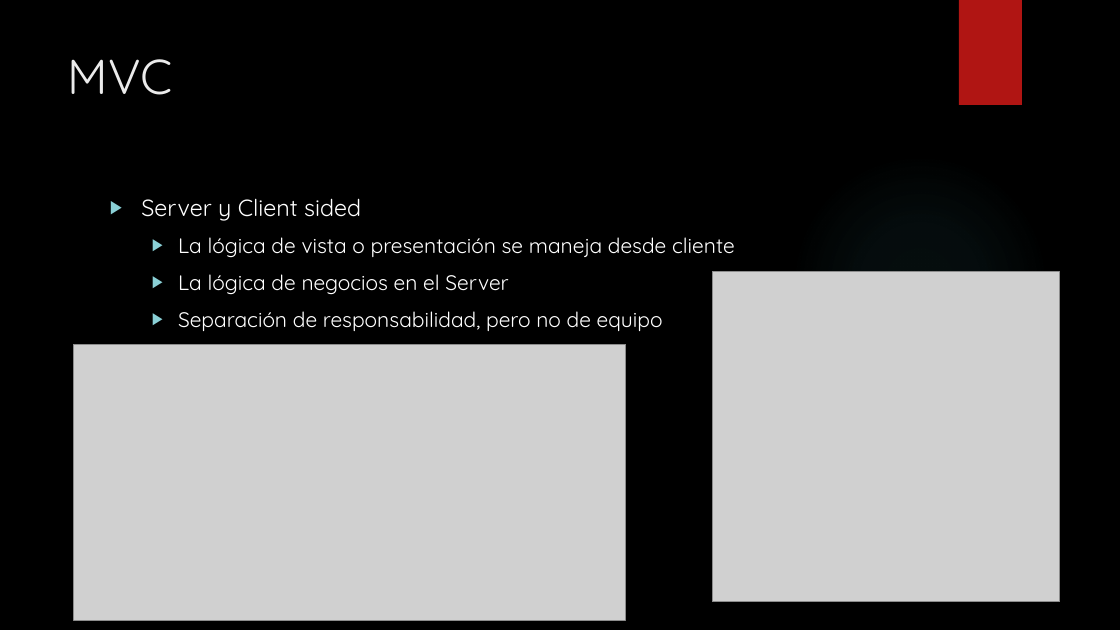
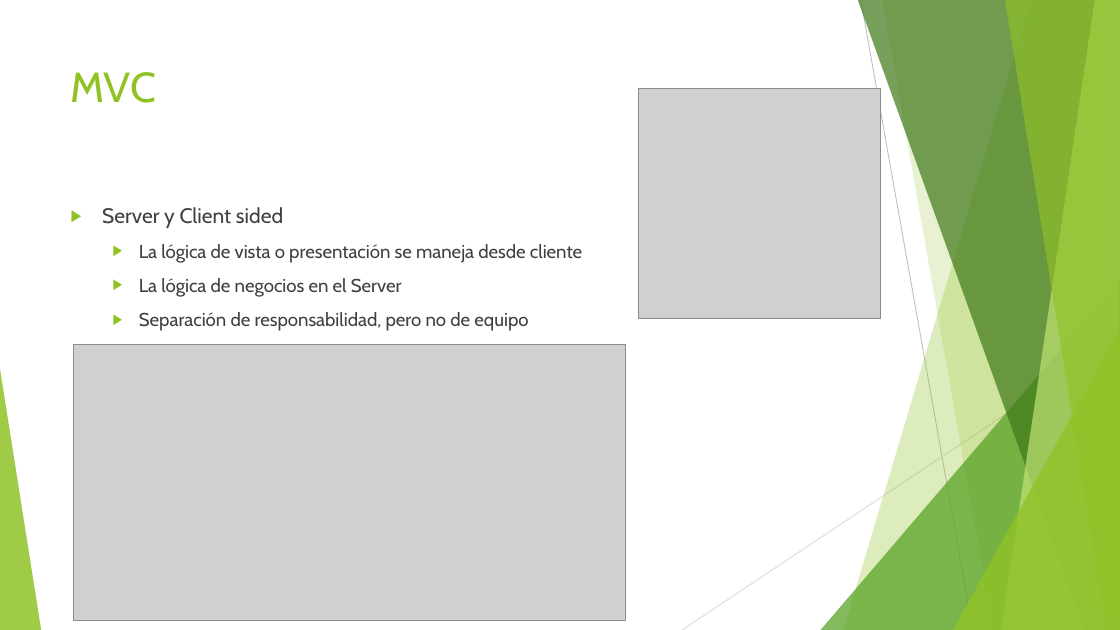
Before and after one commit to alanzam/AWS-Serverless, a slide deck: slide 4 of serverless.pptx (slide 3 before the commit). Drawn at 1120x630 pixels with LibreOffice and Linux fonts; fonts in the diff are those of the drawing; grey boxes stand for pictures; background and template pictures are left out. Boxes give left, top, right and bottom in pixels: in the first picture for what was removed or moved away, otherwise in the second. Text is boxed around its words. In the diff, an @@ line names an element or a change of style, - is before the commit and + after.

```diff
--- a/serverless.pptx
+++ b/serverless.pptx
@@ background picture (left out) to #FFFFFF @@
@@ rectangle removed at <box>959,0,1022,105</box> @@
@@ title "MVC": place and size @@
-title "MVC" at <box>68,59,173,95</box>
+title "MVC" at <box>71,72,157,103</box>
@@ title "MVC" at <box>71,72,157,103</box>: size 42 to 36 pt, font Quicksand to Cabin, text colour #EBEBEB to #90C226 @@
@@ picture: place and size @@
-picture at <box>712,271,1060,602</box>
+picture at <box>639,89,881,319</box>
@@ ellipse removed at <box>791,154,1049,413</box> @@
@@ text "Server y Client sided": place and size @@
-text "Server y Client sided" at <box>141,198,735,331</box>
+text "Server y Client sided" at <box>102,207,582,331</box>
@@ text "Server y Client sided" at <box>102,207,582,331</box>: size 20 to 18 pt in "Server y Client sided"; font Quicksand to Cabin, text colour #FFFFFF to #404040; size 18 to 16 pt in "La lógica de vista o presentación se ...", "La lógica de negocios en el Server", "Separación de responsabilidad, pero no de equipo"; bullet colour #8AD0D6 to #90C226 @@
@@ group added at <box>0,0,1120,630</box>: 5 freeform shapes, 3 triangles, 2 lines @@
```
Also in this commit, not shown: 15 other slides changed, 4 slides added, 1 slide removed.
